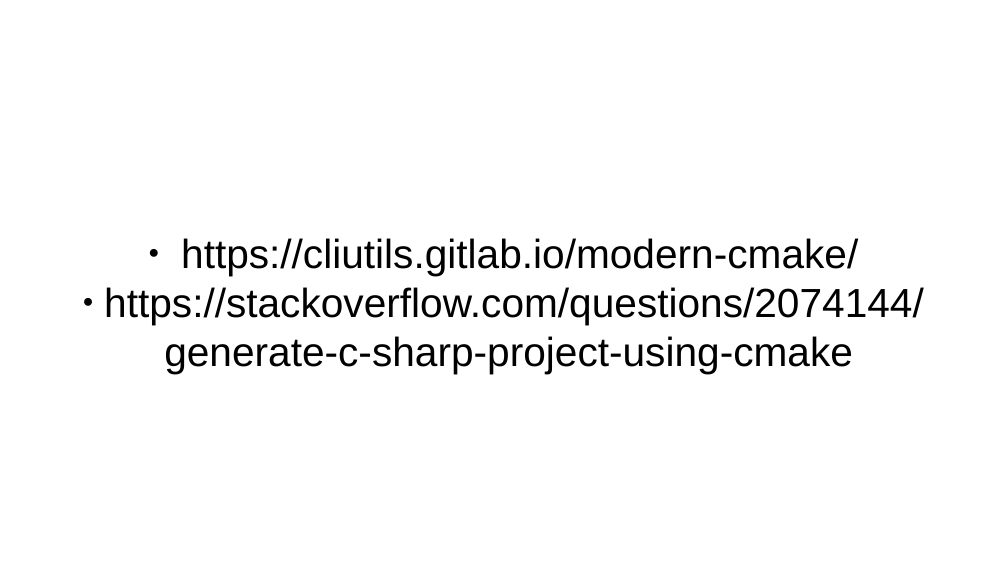
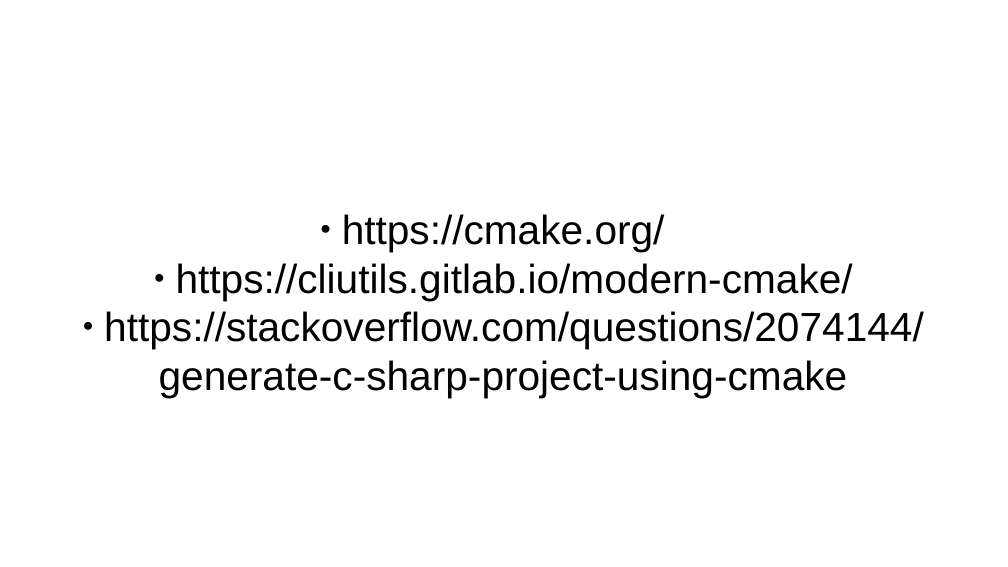
Before and after one commit to carstenkuckuk/CppUGBochum, a slide deck: slide 67 of doc/20180920_CppUGBochum_CI_Jenkins_CMake_GoogleTest.odp. Drawn at 1008x567 pixels with LibreOffice and Linux fonts; fonts in the diff are those of the drawing; background and template pictures are left out. Boxes give left, top, right and bottom in pixels: in the first picture for what was removed or moved away, otherwise in the second. Text is boxed around its words. In the diff, an @@ line names an element or a change of style, - is before the commit and + after.

Commit message:
Dem Foliensatz einige Links hinzugefügt (#2)
* Einige Links zur Praesentation hinzugefuegt

```diff
--- a/doc/20180920_CppUGBochum_CI_Jenkins_CMake_GoogleTest.odp
+++ b/doc/20180920_CppUGBochum_CI_Jenkins_CMake_GoogleTest.odp
@@ subtitle at box(342, 214, 665, 251): paragraph added @@
+● https://cmake.org/
```
Also in this commit, not shown: 3 slides added.
